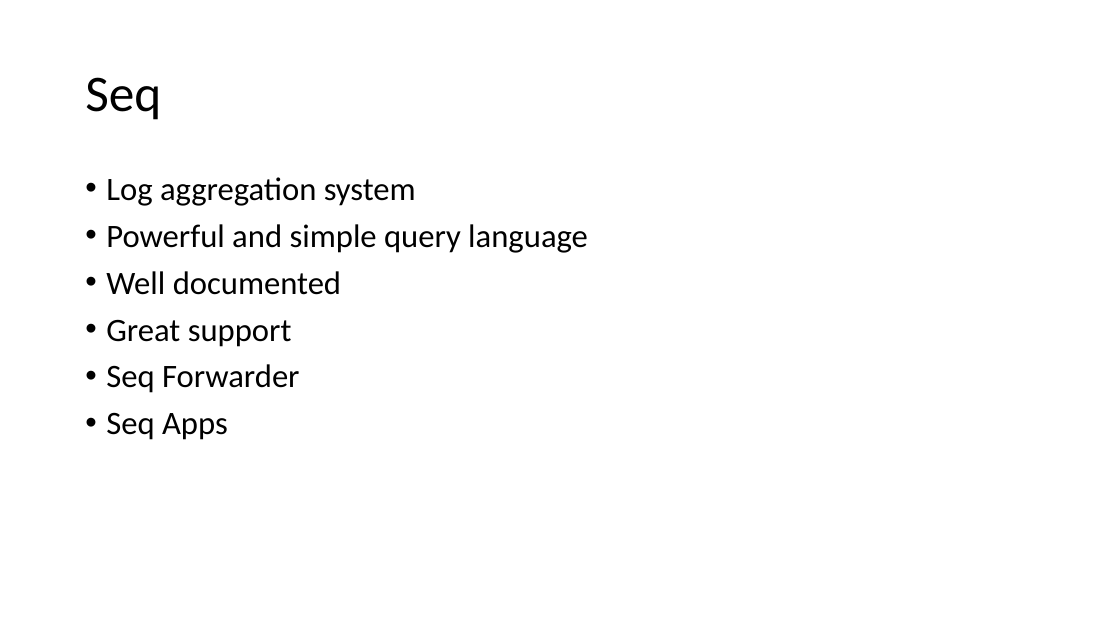
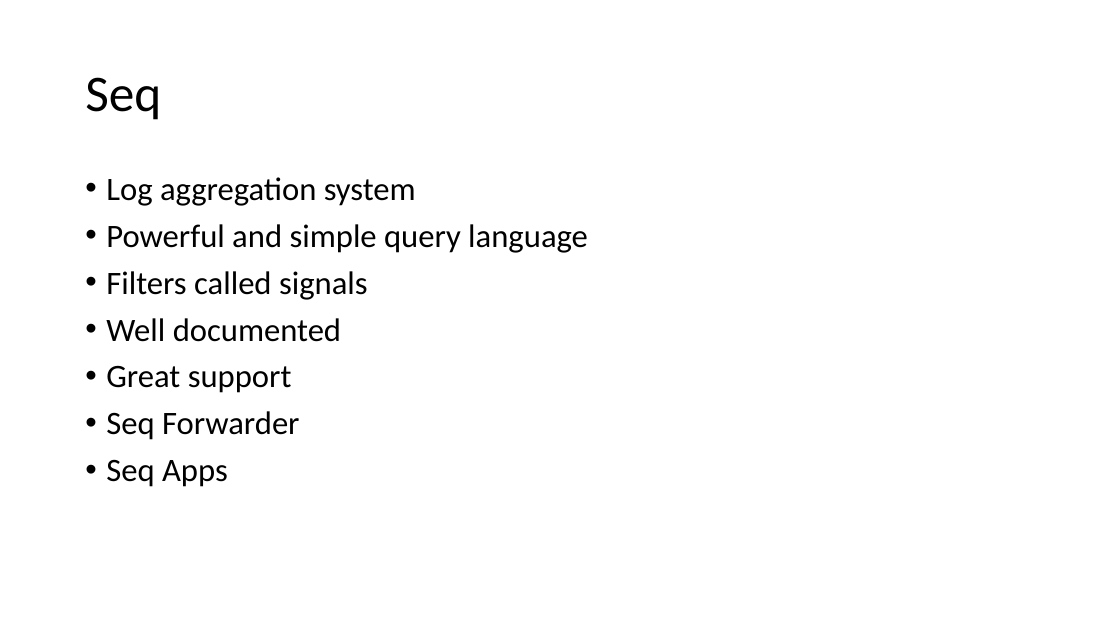
Before and after one commit to mason-mcglothlin/structured-logging-talk, a slide deck: slide 7 of StructuredLogging.pptx. Drawn at 1120x630 pixels with LibreOffice and Linux fonts; fonts in the diff are those of the drawing. Boxes give left, top, right and bottom in pixels: in the first picture for what was removed or moved away, otherwise in the second. Text is boxed around its words. In the diff, an @@ line names an element or a change of style, - is before the commit and + after.

```diff
--- a/StructuredLogging.pptx
+++ b/StructuredLogging.pptx
@@ text at <box>106,271,368,300</box>: paragraph added @@
+• Filters called signals
```
Also in this commit, not shown: 4 other slides changed.
